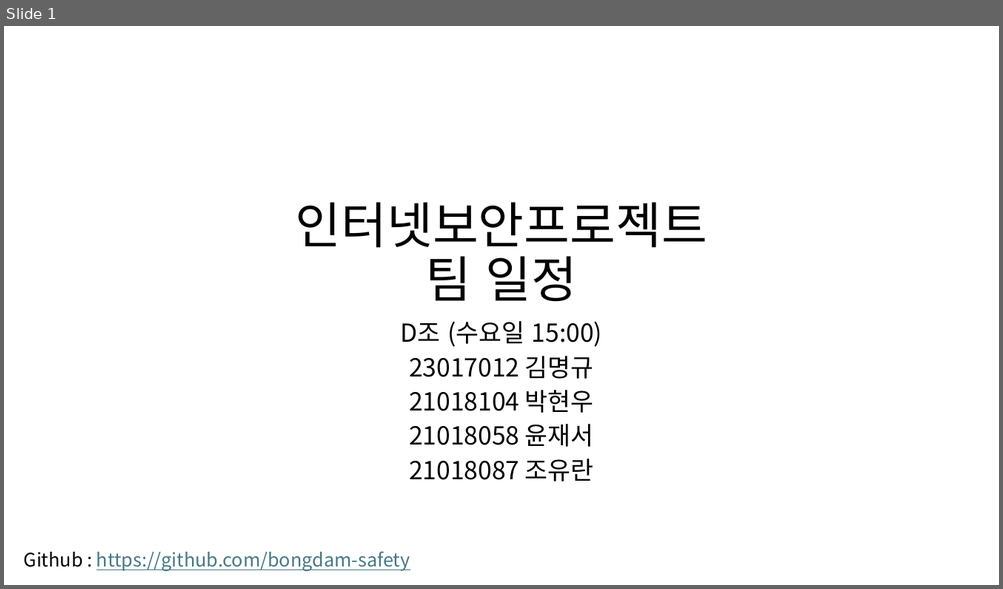
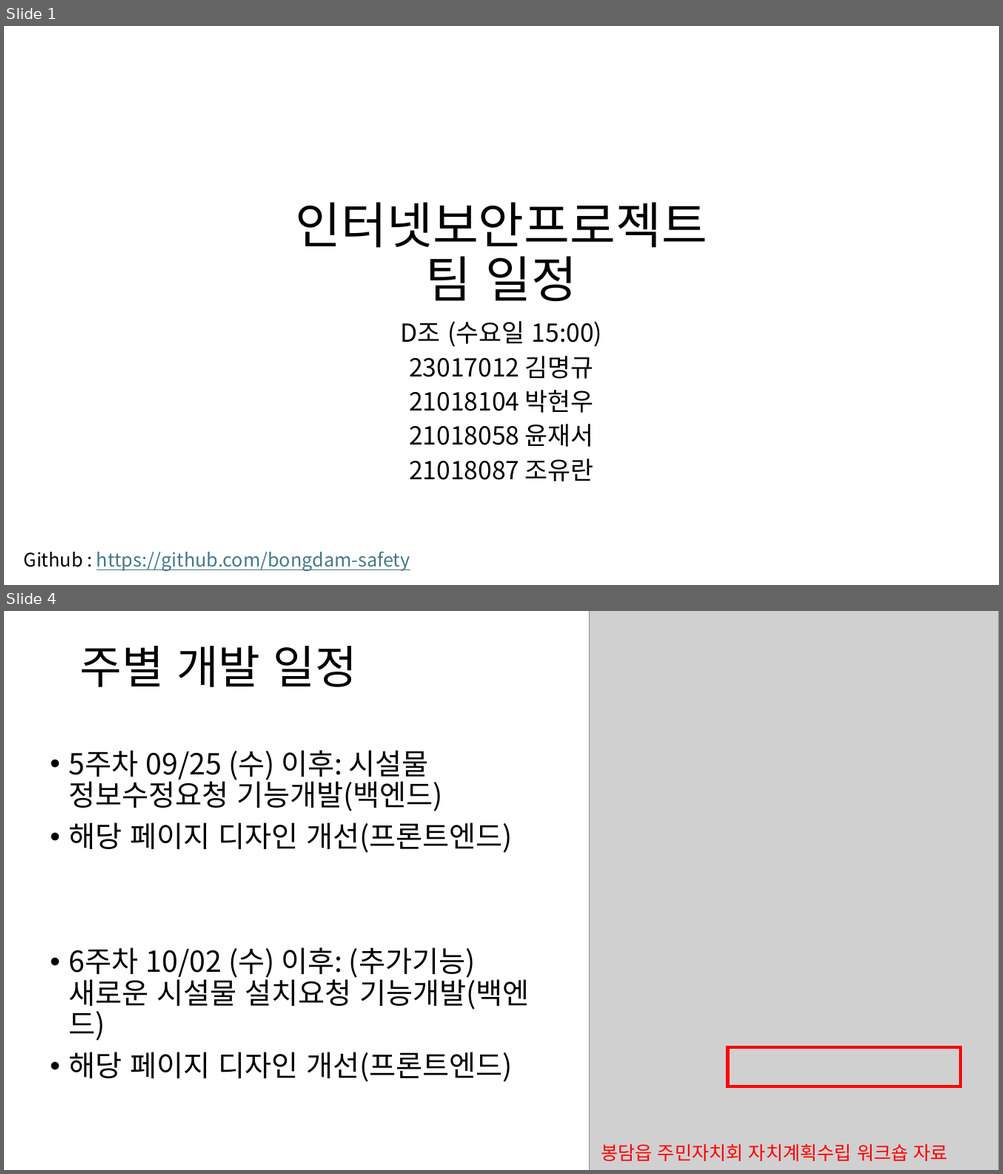
Before and after one commit to bongdam-safety/documents, a slide deck: 업무분장 및 주차별 일정.pptx. Shown one above the other, each under a label of ours: slide 1 before the commit, slides 1 and 4 after it; the slides between them are not shown. The pictures are 1003x589 and 1003x1174 pixels, drawn with LibreOffice and Linux fonts; fonts in the diff are those of the drawing; grey boxes stand for pictures. Boxes give left, top, right and bottom in pixels: in the first picture for what was removed or moved away, otherwise in the second. Text is boxed around its words. In the diff, an @@ line names an element or a change of style, - is before the commit and + after.

Commit message:
업무분장, 주차별 일정, 전시회 계획

```diff
--- a/업무분장 및 주차별 일정.pptx
+++ b/업무분장 및 주차별 일정.pptx
@@ slide 4 added at box(4, 611, 999, 1170), background #FFFFFF @@
@@ picture added at box(589, 611, 999, 1170) @@
@@ title added at box(79, 646, 357, 687), 44 pt, text #000000 @@
+주별 개발 일정
@@ text added at box(68, 750, 529, 1082), 28 pt, text #000000 @@
+• 5주차 09/25 (수) 이후: 시설물 정보수정요청 기능개발(백엔드)
+• 해당 페이지 디자인 개선(프론트엔드)
+• 6주차 10/02 (수) 이후: (추가기능) 새로운 시설물 설치요청 기능개발(백엔드)
+• 해당 페이지 디자인 개선(프론트엔드)
@@ rectangle added at box(728, 1048, 961, 1086), outline #FF0000 3 pt @@
@@ text added at box(600, 1145, 948, 1162), 18 pt, text #FF0000 @@
+봉담읍 주민자치회 자치계획수립 워크숍 자료
```
Also in this commit, not shown: 3 slides changed, 2 other slides added, 1 other file.
